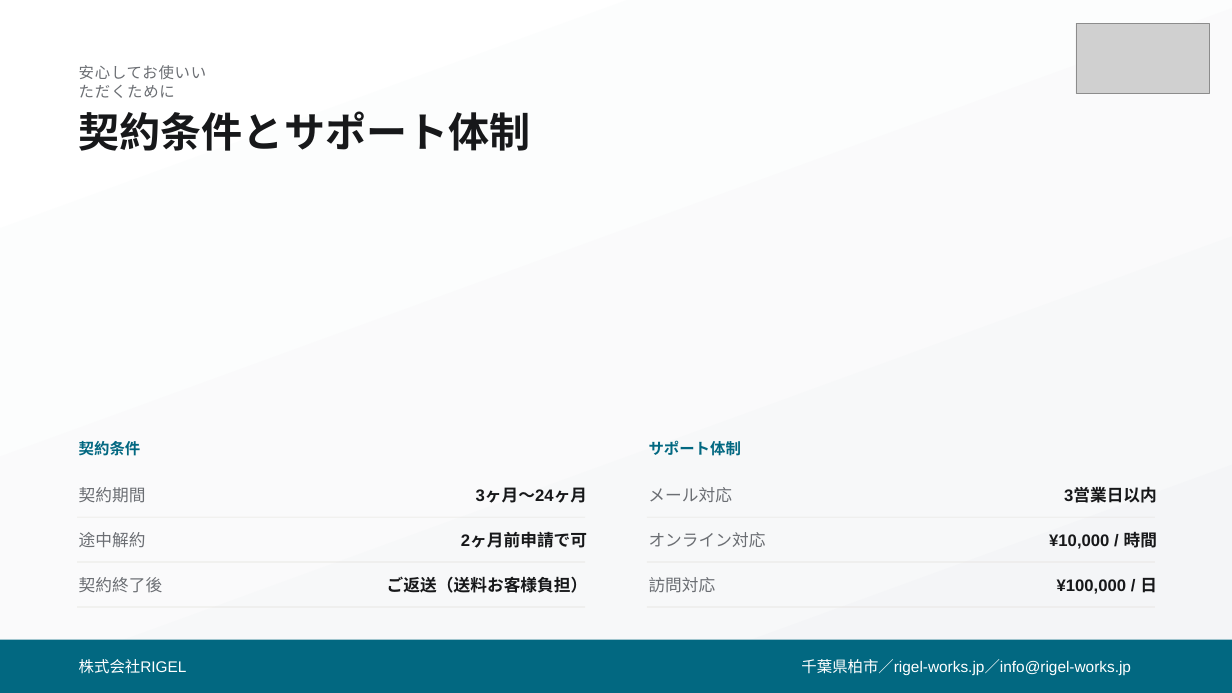
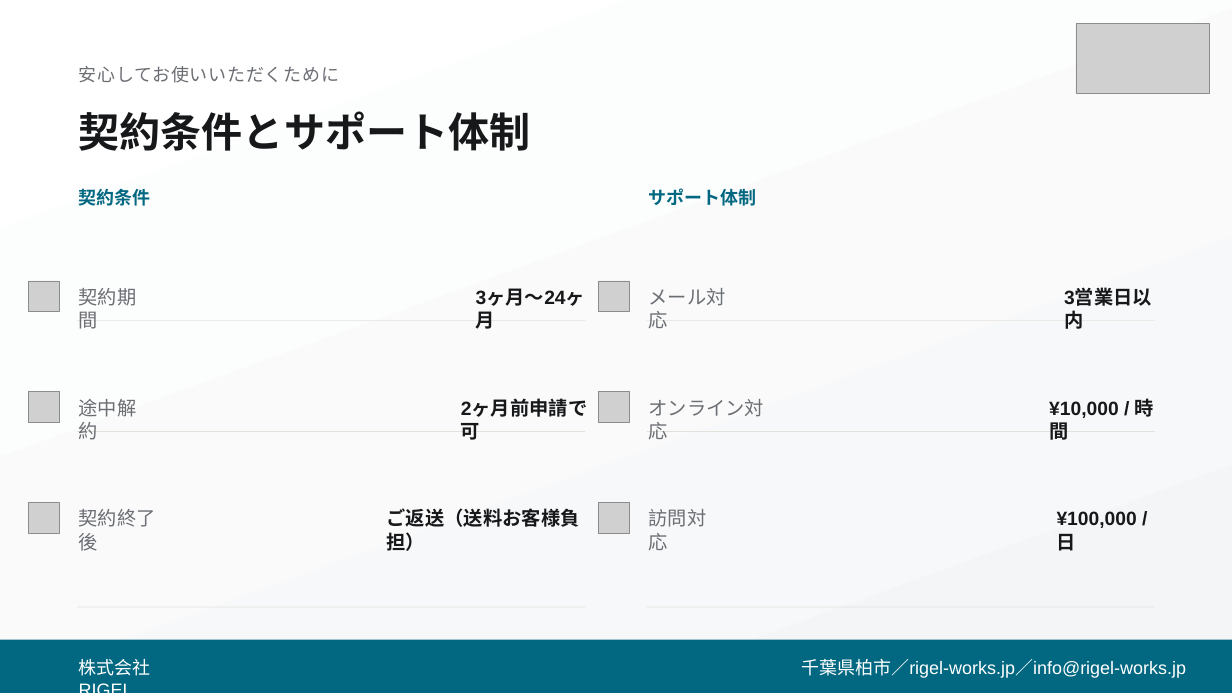
Before and after one commit to rigel20240128/obsidian-hokanko, a slide deck: slide 5 of 株式会社RIGEL/2.社内規定(RIGEL)/3.資料作成/3.RTSシステム/3.販促資料/プレゼン資料(P5)_改訂版.pptx. Drawn at 1232x693 pixels with LibreOffice and Linux fonts; fonts in the diff are those of the drawing; grey boxes stand for pictures. Boxes give left, top, right and bottom in pixels: in the first picture for what was removed or moved away, otherwise in the second. Text is boxed around its words. In the diff, an @@ line names an element or a change of style, - is before the commit and + after.

```diff
--- a/株式会社RIGEL/2.社内規定(RIGEL)/3.資料作成/3.RTSシステム/3.販促資料/プレゼン資料(P5)_改訂版.pptx
+++ b/株式会社RIGEL/2.社内規定(RIGEL)/3.資料作成/3.RTSシステム/3.販促資料/プレゼン資料(P5)_改訂版.pptx
@@ text "契約条件": place and size @@
-text "契約条件" at (79, 441, 141, 456)
+text "契約条件" at (79, 188, 151, 206)
@@ size 18 to 21 pt in 5 elements at (79, 659, 151, 676), (801, 659, 1186, 678), (79, 66, 339, 83), (79, 188, 151, 206), (649, 188, 757, 206) @@
@@ text "サポート体制": place and size @@
-text "サポート体制" at (649, 440, 741, 456)
+text "サポート体制" at (649, 188, 757, 206)
@@ picture added at (28, 281, 59, 312) @@
@@ picture added at (598, 281, 629, 312) @@
@@ size 19.5 to 22.5 pt in 12 elements at (79, 509, 156, 551), (387, 508, 580, 527), (649, 509, 707, 550), (1057, 511, 1137, 551), (79, 399, 137, 440), (459, 394, 598, 421), (649, 399, 765, 439), (1049, 398, 1154, 444), (79, 288, 137, 329), (476, 289, 585, 306), (648, 288, 725, 328), (1063, 283, 1165, 310) @@
@@ 4 texts: place and size @@
-4 texts at (79, 487, 1157, 503)
+4 texts at (79, 283, 1165, 329)
@@ rectangle: place and size @@
-rectangle at (77, 517, 585, 517)
+rectangle at (77, 320, 585, 321)
@@ rectangle: place and size @@
-rectangle at (647, 517, 1155, 517)
+rectangle at (647, 320, 1155, 321)
@@ picture added at (28, 392, 59, 423) @@
@@ picture added at (598, 392, 629, 423) @@
@@ 4 texts: place and size @@
-4 texts at (79, 529, 1157, 551)
+4 texts at (79, 394, 1154, 444)
@@ rectangle: place and size @@
-rectangle at (77, 562, 585, 562)
+rectangle at (77, 431, 585, 432)
@@ rectangle: place and size @@
-rectangle at (647, 562, 1155, 562)
+rectangle at (647, 431, 1155, 432)
@@ picture added at (28, 503, 59, 533) @@
@@ picture added at (598, 503, 629, 533) @@
@@ 4 texts: place and size @@
-4 texts at (79, 576, 1157, 594)
+4 texts at (79, 508, 1137, 551)
```
Also in this commit, not shown: 2 other slides changed, 57 other files.
